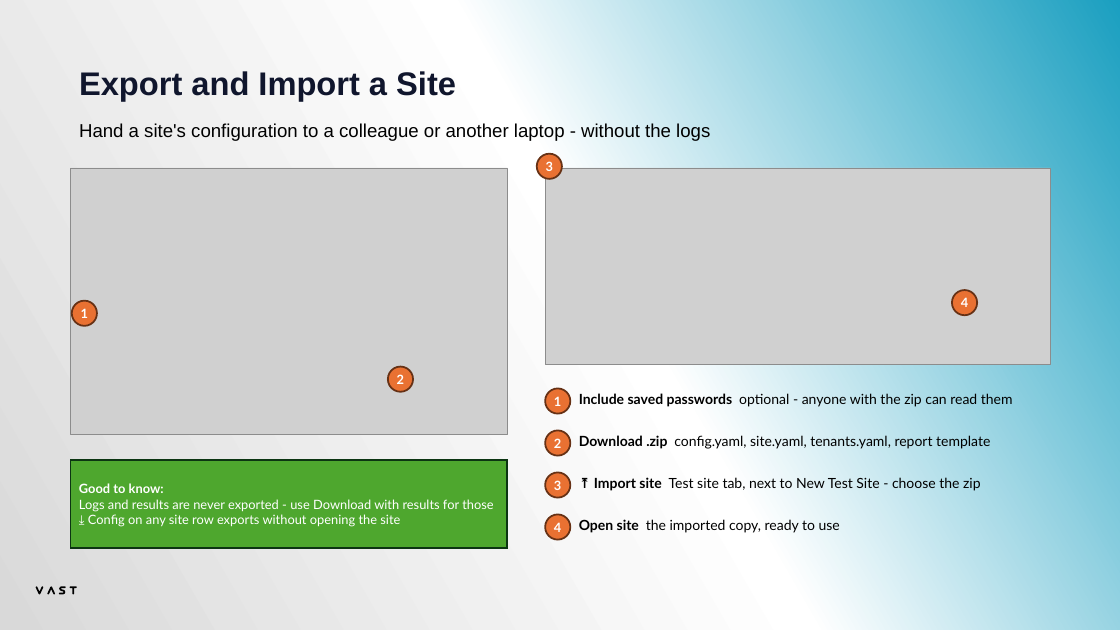
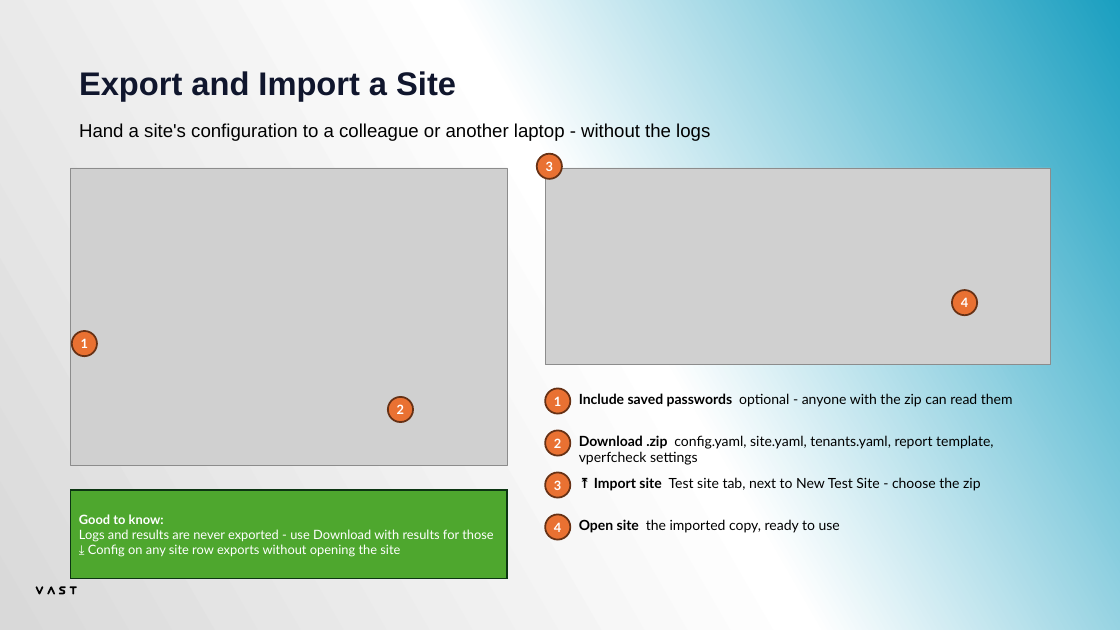
Before and after one commit to alexaung-staryskai/vast-test-automation, a slide deck: slide 7 of VAST Test Bench - Tester Manual.pptx. Drawn at 1120x630 pixels with LibreOffice and Linux fonts; fonts in the diff are those of the drawing; grey boxes stand for pictures. Boxes give left, top, right and bottom in pixels: in the first picture for what was removed or moved away, otherwise in the second. Text is boxed around its words. In the diff, an @@ line names an element or a change of style, - is before the commit and + after.

```diff
--- a/VAST Test Bench - Tester Manual.pptx
+++ b/VAST Test Bench - Tester Manual.pptx
@@ picture: place and size @@
-picture at [71, 168, 507, 435]
+picture at [71, 168, 507, 465]
@@ 2 ellipses, 1 rectangle: place and size @@
-2 ellipses, 1 rectangle at [71, 301, 507, 549]
+2 ellipses, 1 rectangle at [71, 331, 507, 579]
@@ text at [579, 435, 993, 465]: text changed @@
-Download .zip config.yaml, site.yaml, tenants.yaml, report template
+Download .zip config.yaml, site.yaml, tenants.yaml, report template, vperfcheck settings
```
Also in this commit, not shown: 7 other slides changed, 5 slides added.
